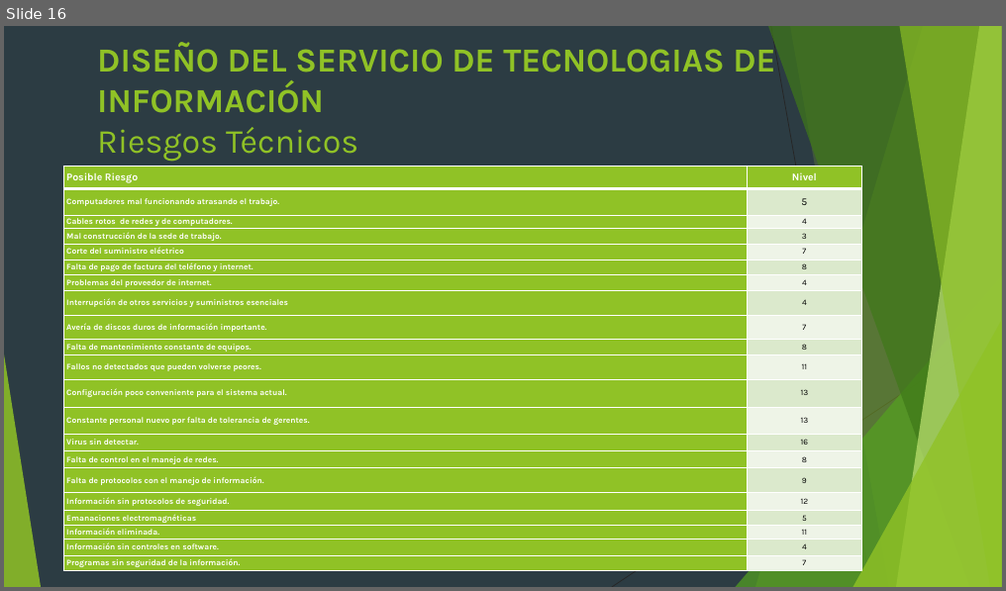
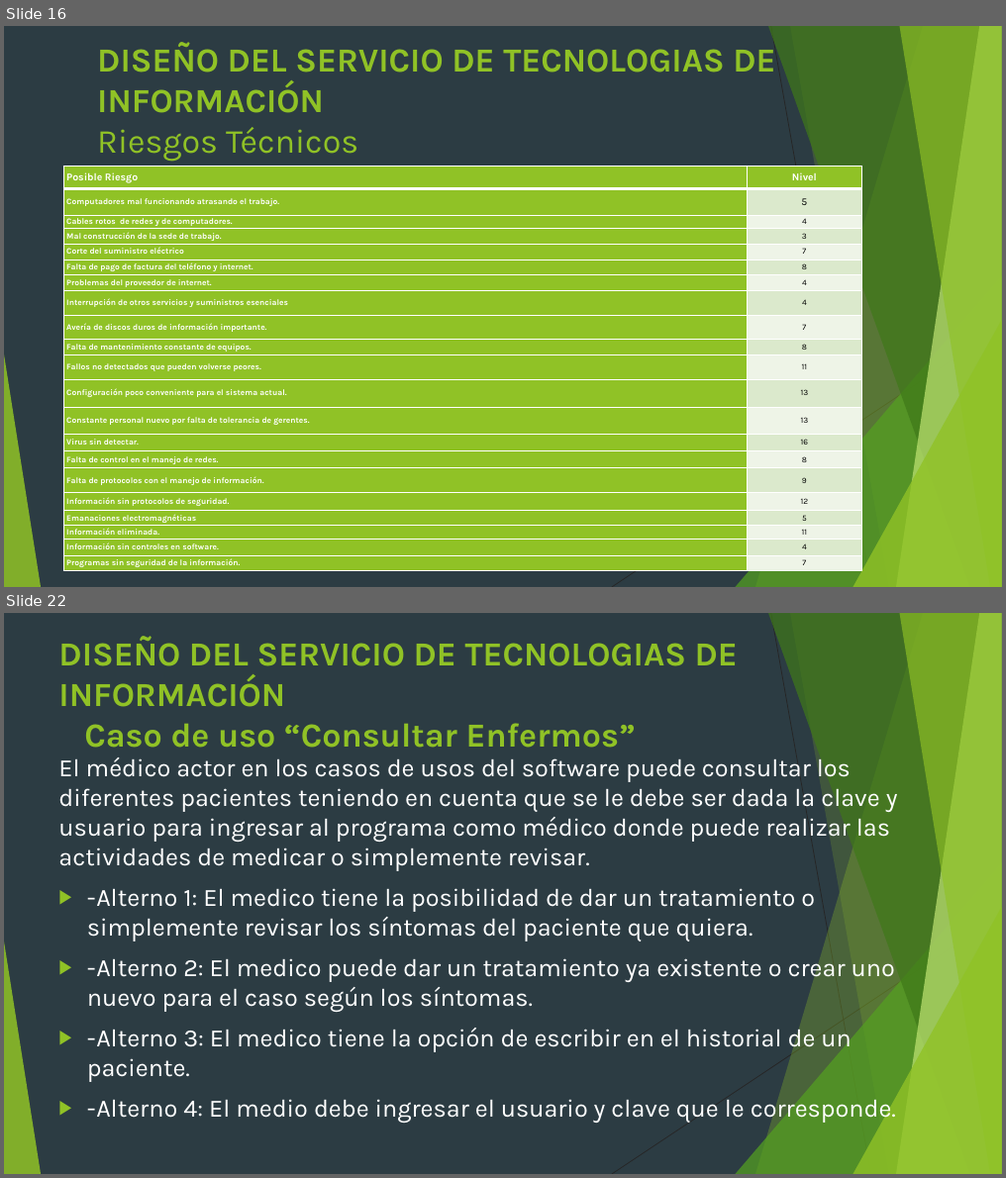
Before and after one commit to Alchaz/GasLmn, a slide deck: presentacion articulo grado.pptx. Shown one above the other, each under a label of ours: slide 16 before the commit, slides 16 and 22 after it; the slides between them are not shown. The pictures are 1006x591 and 1006x1178 pixels, drawn with LibreOffice and Linux fonts; fonts in the diff are those of the drawing. Boxes give left, top, right and bottom in pixels: in the first picture for what was removed or moved away, otherwise in the second. Text is boxed around its words. In the diff, an @@ line names an element or a change of style, - is before the commit and + after.

```diff
--- a/presentacion articulo grado.pptx
+++ b/presentacion articulo grado.pptx
@@ slide 22 added at (x1=4, y1=613, x2=1002, y2=1174), background #2C3C43; not listed: 10 template elements that a slide beside it also shows @@
@@ title added at (x1=58, y1=636, x2=738, y2=748), 32.4 pt, text #90C226, bold @@
+DISEÑO DEL SERVICIO DE TECNOLOGIAS DE INFORMACIÓN
+Caso de uso “Consultar Enfermos”
@@ text added at (x1=58, y1=758, x2=898, y2=1123), 24 pt, text #FFFFFF @@
+El médico actor en los casos de usos del software puede consultar los diferentes pacientes teniendo en cuenta que se le debe ser dada la clave y usuario para ingresar al programa como médico donde puede realizar las actividades de medicar o simplemente revisar.
+▶ - Alterno 1: El medico tiene la posibilidad de dar un tratamiento o simplemente revisar los síntomas del paciente que quiera.
+▶ - Alterno 2: El medico puede dar un tratamiento ya existente o crear uno nuevo para el caso según los síntomas.
+▶ - Alterno 3: El medico tiene la opción de escribir en el historial de un paciente.
+▶ - Alterno 4: El medio debe ingresar el usuario y clave que le corresponde.
```
Also in this commit, not shown: 4 slides changed, 10 other slides added, 3 slides removed.
